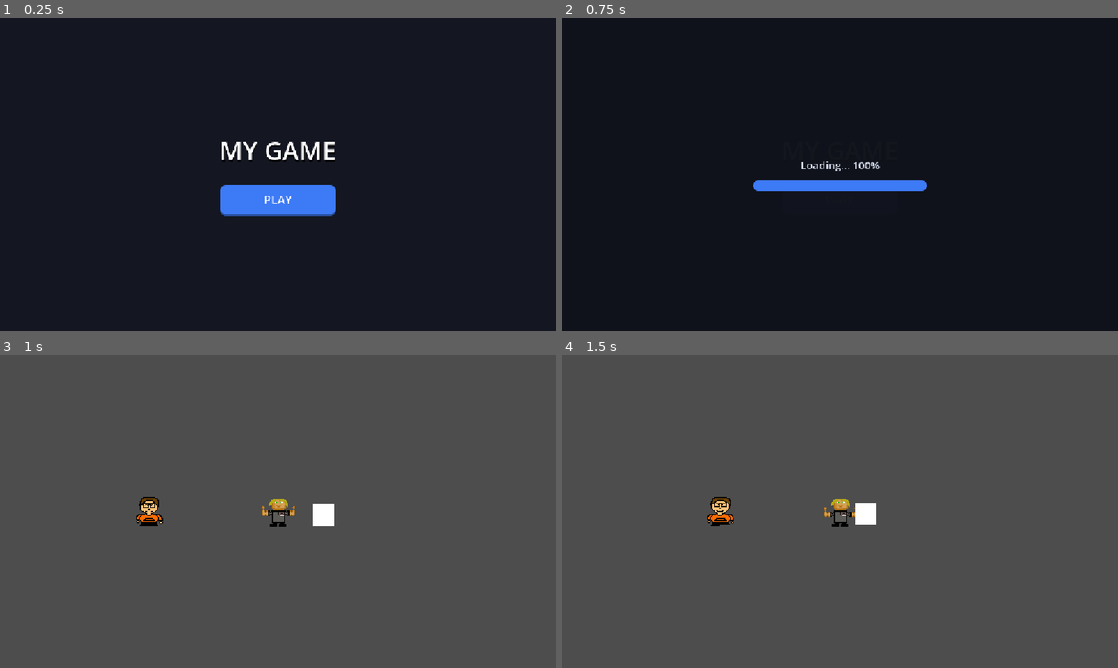
Above: before the commit, frames 1-4 (two rows, left to right).
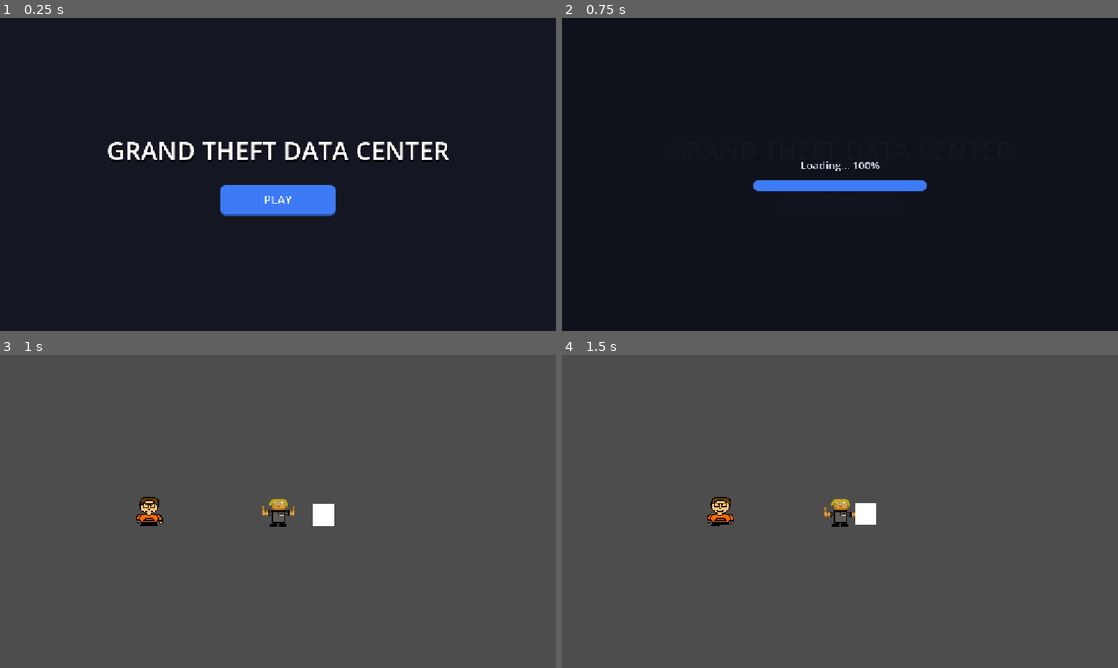
Above: after the commit, the same moments.

Repository: LSprecher27/godotProject
Game: Godot game, scene res://start_screen.tscn
Two runs of this game, one before a commit and one after it. Both use one fixed random seed, a clock stepped at 60 frames per second and the inputs below.
Inputs:
- Up to frame 1 (0.25 s): no input
- Up to frame 2 (0.75 s): click "PLAY" at 0.5 s
- Up to frame 3 (1 s): no input
- Up to frame 4 (1.5 s): hold D (move_right) from 1.28 s (still down)

The runs differ from the first frame. In frame 1, 2.0% of the frame differs, in the area x 19-81%, y 39-46%; in frame 2, less than 0.1%; in frame 3, nothing differs; in frame 4, nothing differs.

Commit message:
Menu Updates

Diff:
--- a/grand-theft-data-center/scripts/start_screen.gd
+++ b/grand-theft-data-center/scripts/start_screen.gd
@@ -1,13 +1,16 @@
 extends Control
 
 # Customize these directly in the Inspector on the right!
-@export var game_title: String = "MY GAME"
+@export var game_title: String = "GRAND THEFT DATA CENTER"
 @export_file("*.tscn") var main_game_path: String = "res://game.tscn"
+@export_file("*.mp3", "*.ogg", "*.wav") var menu_music_path: String = "res://assets/music/menuMusic.mp3"
+@export_range(-40.0, 6.0) var music_volume_db: float = 0.0
 @export var accent_color: Color = Color(0.24, 0.48, 0.96)
 
 var loading_overlay: ColorRect
 var progress_bar: ProgressBar
 var status_label: Label
+var music_player: AudioStreamPlayer
 var is_loading: bool = false
 var progress: Array = []
 
@@ -19,6 +22,22 @@
 	set_anchors_and_offsets_preset(Control.PRESET_FULL_RECT)
 	_build_start_screen()
 	_build_loading_screen()
+	_start_menu_music()
+
+func _start_menu_music() -> void:
+	if menu_music_path == "" or not ResourceLoader.exists(menu_music_path):
+		push_warning("Menu music not found at: " + menu_music_path)
+		return
+
+	var stream := load(menu_music_path)
+	if stream is AudioStreamMP3 or stream is AudioStreamOggVorbis:
+		stream.loop = true
+
+	music_player = AudioStreamPlayer.new()
+	music_player.stream = stream
+	music_player.volume_db = music_volume_db
+	add_child(music_player)
+	music_player.play()
 
 func _build_start_screen() -> void:
 	# Dark slate background
@@ -131,4 +150,5 @@
 		await get_tree().create_timer(0.4).timeout
 		get_tree().change_scene_to_packed(packed_scene)
 	elif status == ResourceLoader.THREAD_LOAD_FAILED:
-		is_loading
+		is_loading = false
+		status_label.text = "Failed to load scene!"
Not shown, added: grand-theft-data-center/assets/music/menuMusic.mp3.import
Not shown, added: grand-theft-data-center/assets/music/menuMusic.mp3
